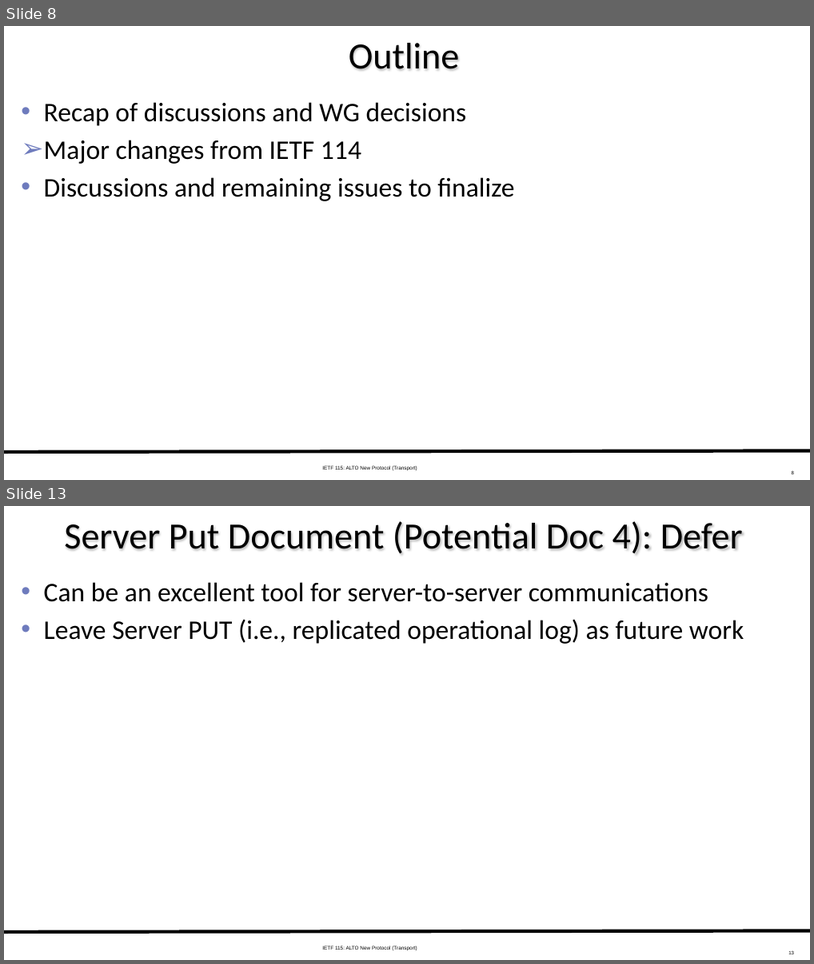
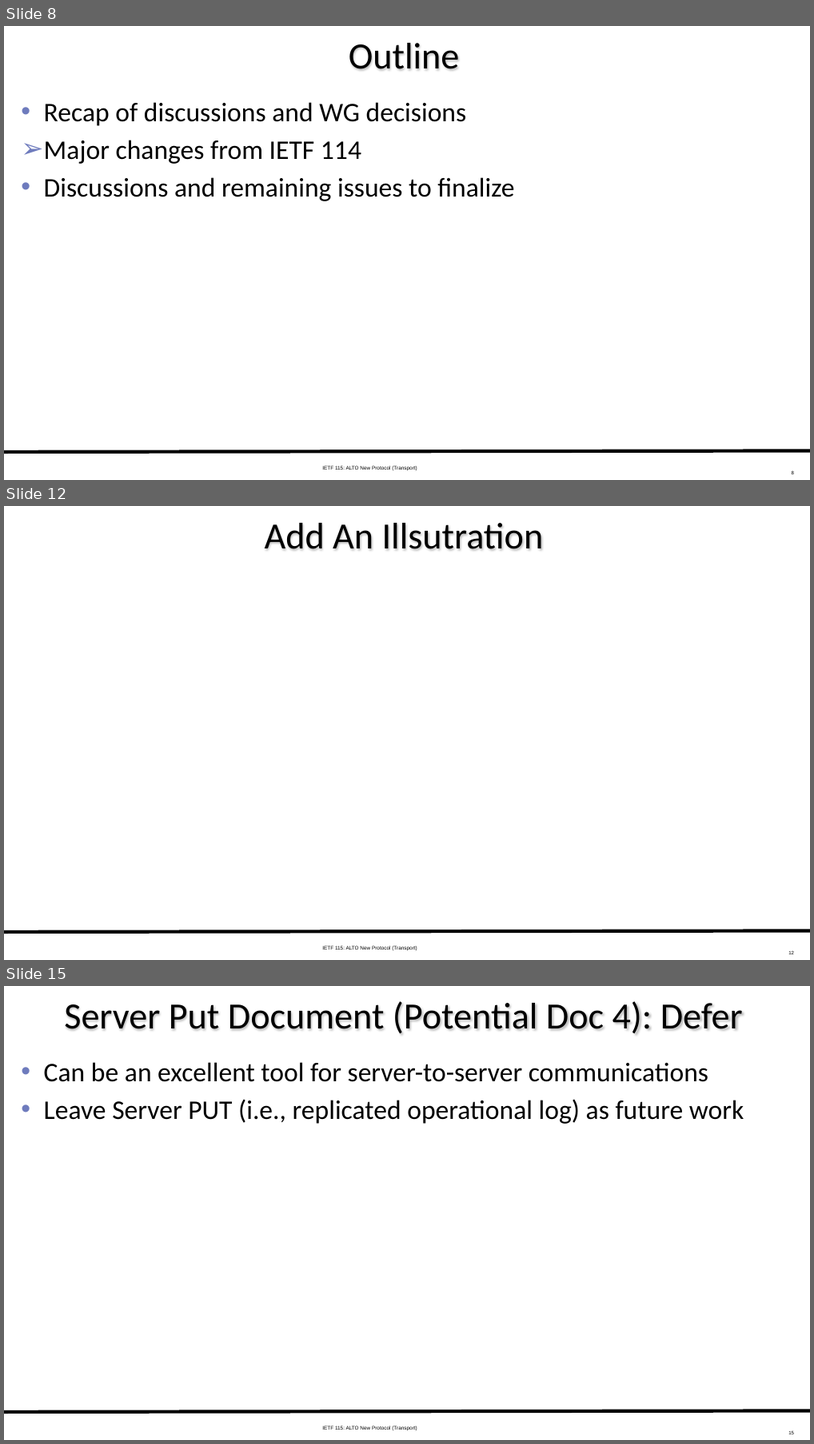
Before and after one commit to ietf-wg-alto/wg-materials, a slide deck: meetings-ietf/ietf-115/slides-115-alto-transport-11-11-working-11-05.pptx. Shown one above the other, each under a label of ours: slides 8 and 13 before the commit, slides 8, 12 and 15 after it; the slides between them are not shown. The pictures are 814x964 and 814x1444 pixels, drawn with LibreOffice and Linux fonts; fonts in the diff are those of the drawing. Boxes give left, top, right and bottom in pixels: in the first picture for what was removed or moved away, otherwise in the second. Text is boxed around its words. In the diff, an @@ line names an element or a change of style, - is before the commit and + after.

```diff
--- a/meetings-ietf/ietf-115/slides-115-alto-transport-11-11-working-11-05.pptx
+++ b/meetings-ietf/ietf-115/slides-115-alto-transport-11-11-working-11-05.pptx
@@ slide 12 added at bbox=[4, 506, 810, 960], background #FFFFFF; not listed: 3 template elements that a slide beside it also shows @@
@@ title added at bbox=[265, 523, 544, 550], 44 pt, text #000000 @@
+Add An Illsutration
@@ what was slide 13 is now slide 15 @@
```
Also in this commit, not shown: 9 slides changed, 1 other slide added, 9 other files.
